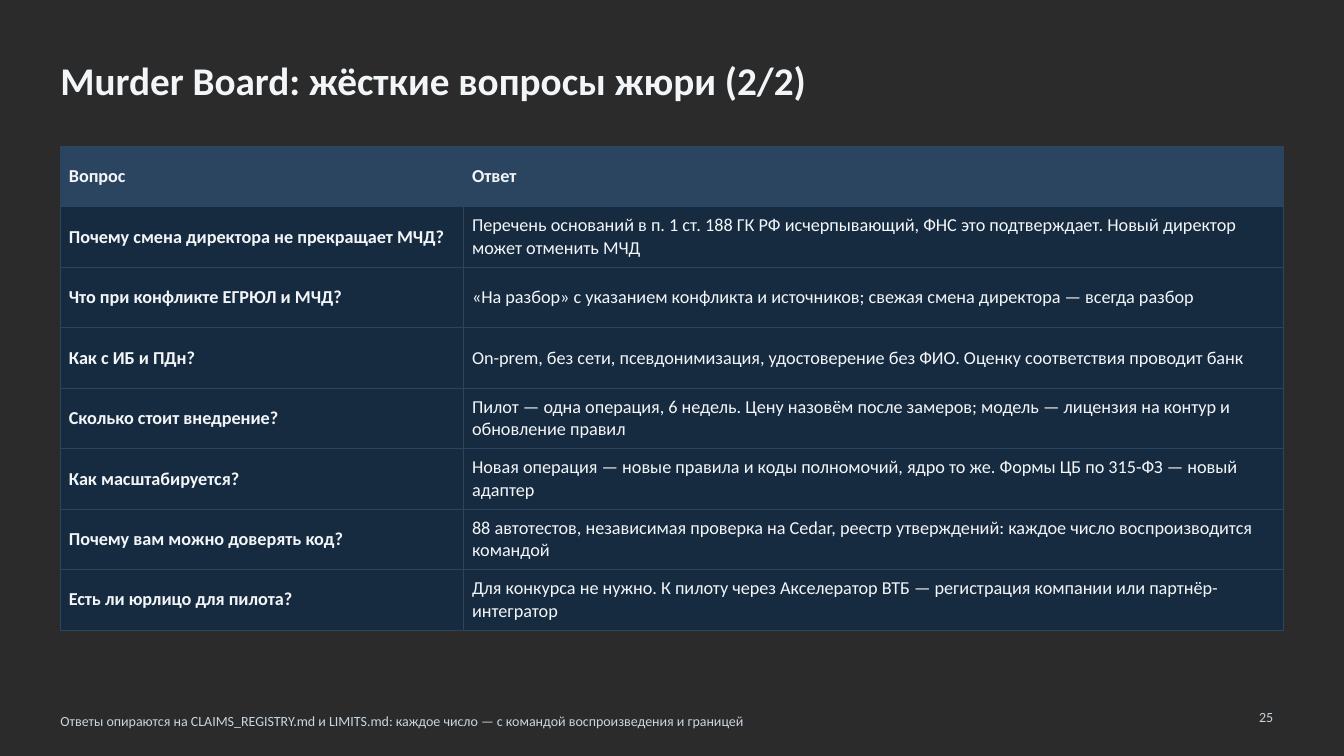
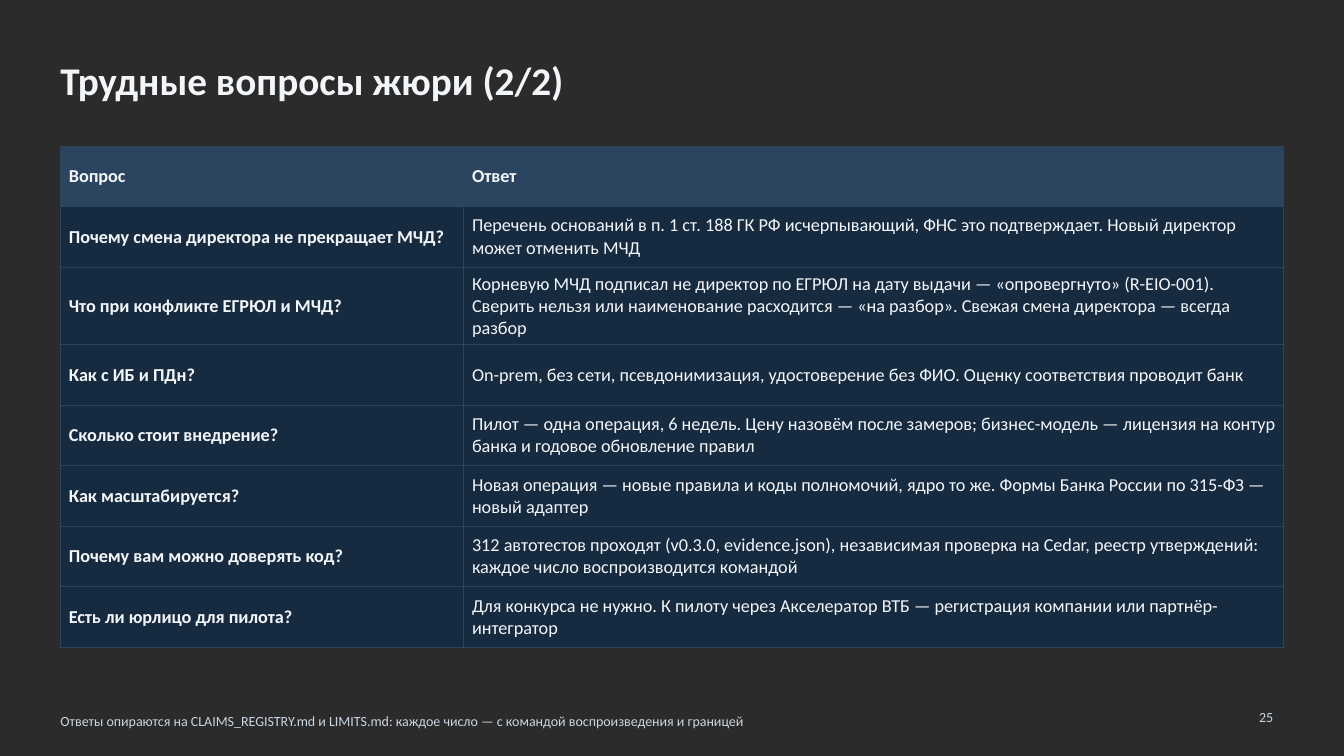
Before and after one commit to KonkovDV/Mandat, a slide deck: slide 25 of Mandat_VTB.pptx. Drawn at 1344x756 pixels with LibreOffice and Linux fonts; fonts in the diff are those of the drawing; background and template pictures are left out; a plain dark background stands for a picture behind light text. Boxes give left, top, right and bottom in pixels: in the first picture for what was removed or moved away, otherwise in the second. Text is boxed around its words. In the diff, an @@ line names an element or a change of style, - is before the commit and + after.

```diff
--- a/Mandat_VTB.pptx
+++ b/Mandat_VTB.pptx
@@ title at [60, 66, 564, 102]: text changed @@
-Murder Board: жёсткие вопросы жюри (2/2)
+Трудные вопросы жюри (2/2)
@@ table at [60, 146, 1284, 641] @@
-row 3, column 2: «На разбор» с указанием конфликта и источников; свежая смена директора — всегда разбор
+row 3, column 2: Корневую МЧД подписал не директор по ЕГРЮЛ на дату выдачи — «опровергнуто» (R-EIO-001). Сверить нельзя или наименование расходится — «на разбор». Свежая смена директора — всегда разбор
-row 5, column 2: Пилот — одна операция, 6 недель. Цену назовём после замеров; модель — лицензия на контур и обновление правил
+row 5, column 2: Пилот — одна операция, 6 недель. Цену назовём после замеров; бизнес-модель — лицензия на контур банка и годовое обновление правил
-row 6, column 2: Новая операция — новые правила и коды полномочий, ядро то же. Формы ЦБ по 315-ФЗ — новый адаптер
+row 6, column 2: Новая операция — новые правила и коды полномочий, ядро то же. Формы Банка России по 315-ФЗ — новый адаптер
-row 7, column 2: 88 автотестов, независимая проверка на Cedar, реестр утверждений: каждое число воспроизводится командой
+row 7, column 2: 312 автотестов проходят (v0.3.0, evidence.json), независимая проверка на Cedar, реестр утверждений: каждое число воспроизводится командой
```
Also in this commit, not shown: 21 other slides changed, 6 other files.
